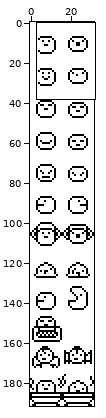
One commit to this sprite sheet: source/IMG/Slime.png. Above: a wide view before the commit, with the close-up outlined.
Close-up. As it was:
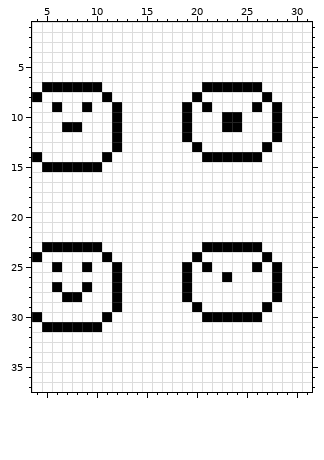
The file is 32x192 pixels. Shown: x 4..31, y 1..37.
Once edited:
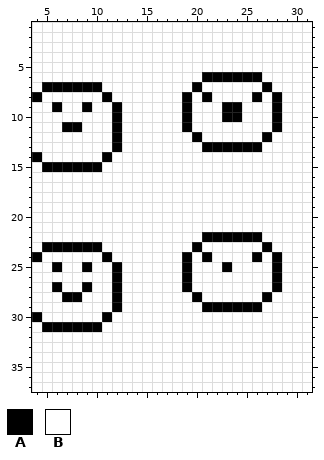
Palette (. is transparent): A #000000  B #ffffff
The edit:
@@ x 17..30 @@
  5 BBBBBBBBBBBBBB
- 6 BBBBBBBBBBBBBB
- 7 BBBBAAAAAABBBB
- 8 BBBABBBBBBABBB
- 9 BBABABBBBABABB
+ 6 BBBBAAAAAABBBB
+ 7 BBBABBBBBBABBB
+ 8 BBABABBBBABABB
+ 9 BBABBBAABBBABB
 10 BBABBBAABBBABB
-11 BBABBBAABBBABB
-12 BBABBBBBBBBABB
-13 BBBABBBBBBABBB
-14 BBBBAAAAAABBBB
+11 BBABBBBBBBBABB
+12 BBBABBBBBBABBB
+13 BBBBAAAAAABBBB
+14 BBBBBBBBBBBBBB
 15 BBBBBBBBBBBBBB
@@ x 17..30 @@
 21 BBBBBBBBBBBBBB
-22 BBBBBBBBBBBBBB
-23 BBBBAAAAAABBBB
-24 BBBABBBBBBABBB
-25 BBABABBBBABABB
-26 BBABBBABBBBABB
+22 BBBBAAAAAABBBB
+23 BBBABBBBBBABBB
+24 BBABABBBBABABB
+25 BBABBBABBBBABB
+26 BBABBBBBBBBABB
 27 BBABBBBBBBBABB
-28 BBABBBBBBBBABB
-29 BBBABBBBBBABBB
-30 BBBBAAAAAABBBB
+28 BBBABBBBBBABBB
+29 BBBBAAAAAABBBB
+30 BBBBBBBBBBBBBB
 31 BBBBBBBBBBBBBB
Pixel boxes of the changes (left, top, right, bottom) in both close-ups:
changed: (182, 72, 282, 162)
changed: (182, 232, 282, 322)
